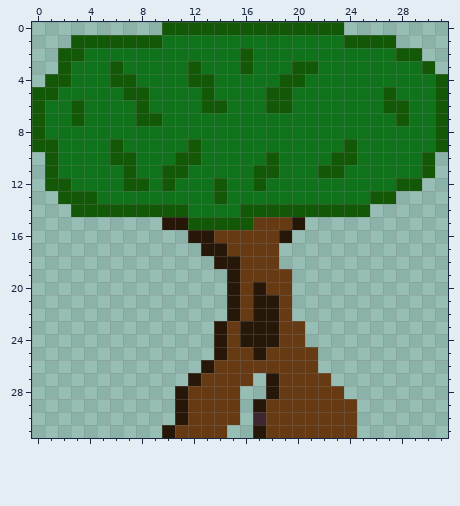
Pixel-art sprite, stored at client/res/gfx/tree/squirrel_tree.png. This is how it looked before the edit.
The file is 32x32 pixels.
And afterwards:
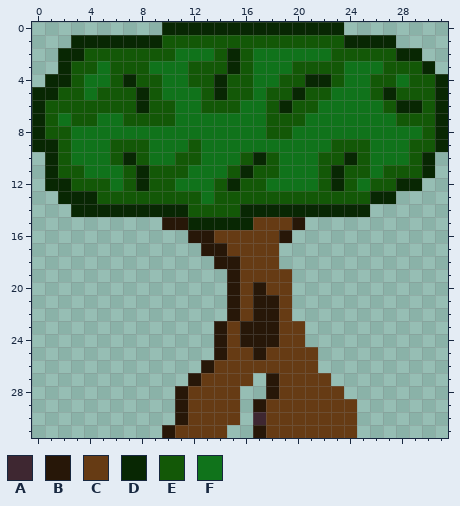
Palette (. is transparent): A #3e2731  B #271708  C #663b14  D #082703  E #135807  F #10731b
Commit message: Tree and teddy bear improvements
Edits made:
@@ x 0..31 @@
- 0 ..........EEEEEEEEEEEEEE........
- 1 ...EEEEEEEFFFFFFFFFFFFFFEEEE....
- 2 ..EEFFFFFFFFFFFFEFFFFFFFFFFFEE..
- 3 ..EFFFEFFFFFEFFFEFFFEEFFFFFFFFE.
- 4 .EEFFFEEFFFFEEFFFFFEEFFFFFFFFFFE
- 5 EEFFFFFEEFFFFEFFFFEEFFFFFFFEFFFE
- 6 EFFEFFFFEFFFFEEFFFEEFFFFFFFEEFFE
- 7 EFFEFFFFEEFFFFFFFFFFFFFFFFFFEFFE
- 8 EFFFFFFFFFFFFFFFFFFFFFFFFFFFFFFE
- 9 EEFFFFEFFFFFEFFFFFFFFFFFEFFFFFFE
-10 .EFFFFEEFFFEEFFFFFEFFFFEEFFFFFE.
-11 .EFFFFFEFFEEFFFFFEEFFFEEFFFFFFE.
-12 .EEFFFFEEFEFFFEFFEFFFFFFFFFFEE..
-13 ..EEEFFFFFFFFFEFFFFFFFFFFFEE....
-14 ...EEEEEEEEEFFFFEEEEEEEEEE......
-15 ..........BBEEEEECCCB...........
+ 0 ..........DDDDDDDDDDDDDD........
+ 1 ...DDDDDDDEEEEEEEEEEEEEEDDDD....
+ 2 ..DDEEEEEEEFFFEDEFFFFFFEEEEEDD..
+ 3 ..DEEFEEEFFFEEEDEFFFEEEEFFFEEED.
+ 4 .DDEFFEDEEFFEEDEEFFEEDDEFFEEFEED
+ 5 DDEEFEEEDEFFFEDEEFEEDEEFFFEDEEED
+ 6 DEEEEEEEDEEFFEEEFFEDEEFFFFFEDDED
+ 7 DEFEEFFEEEEFFFFFFFEEEFFFFFFFEEED
+ 8 DEEFFFFFFFFFFFFFFFEEFFFFFFFFFFED
+ 9 DDEFFFEEEFFFEFFFFFFFFFFEEEFFFEED
+10 .DEFFFEDEFFEEFFFEDEFFFEEDEFFFED.
+11 .DEEFFFEDEEEFFFEDEEFFFEDEEFEEED.
+12 .DDEEEFEDEEFFFEDEEFFFFEDEFEEDD..
+13 ..DDDEEEEEEEEFEEEEEEEEEEEEDD....
+14 ...DDDDDDDDDEEEEDDDDDDDDDD......
+15 ..........BBDDDDDCCCB...........
 16 ............BBCCCCCB............
Boxes around the changes in both pictures, in picture pixels (x1, y1, x2, y2):
changed: (32, 22, 448, 230)
